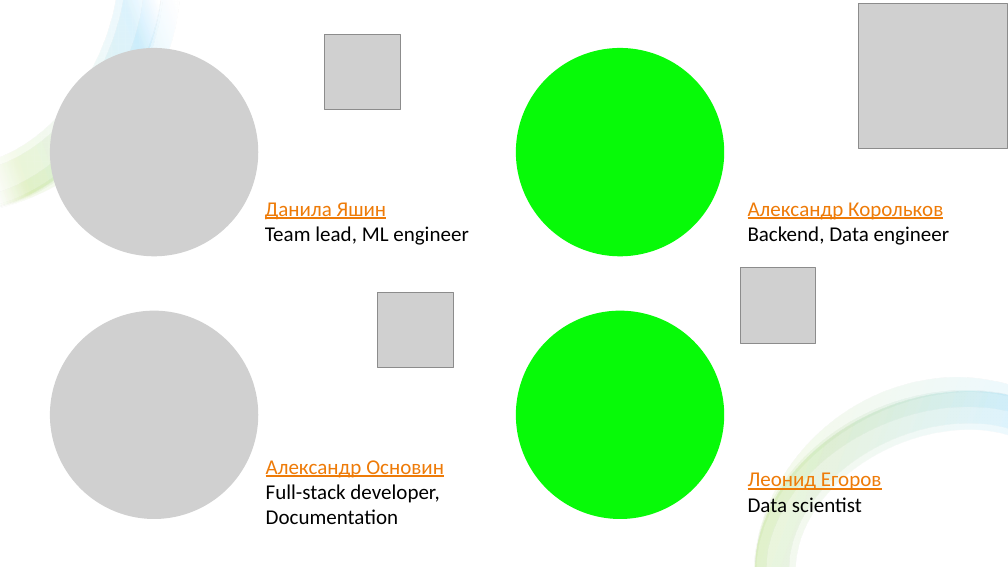
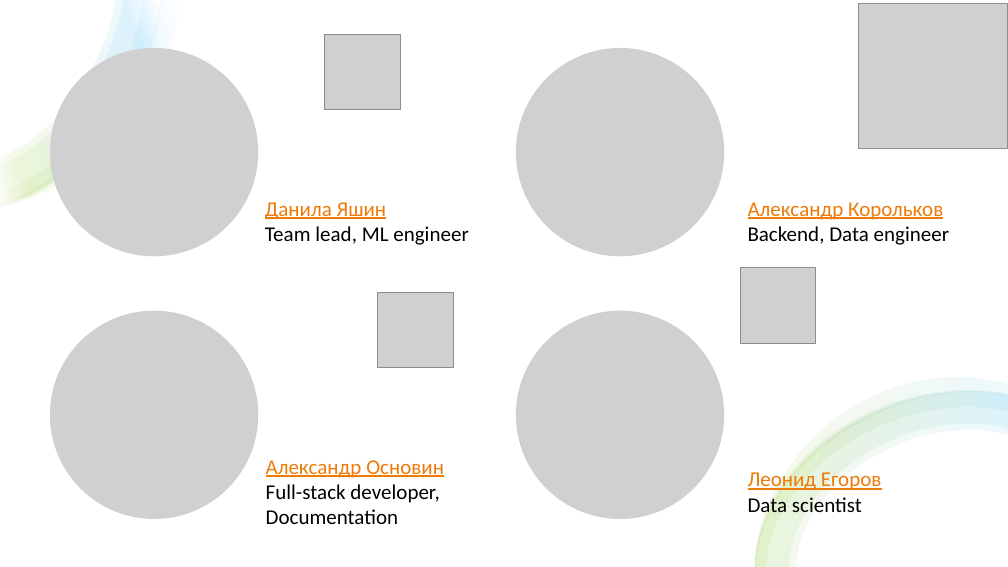
Before and after one commit to zibestr/Feedback-Analytics, a slide deck: slide 2 of presentation/protection.pptx. Drawn at 1008x567 pixels with LibreOffice and Linux fonts; fonts in the diff are those of the drawing; grey boxes stand for pictures. Boxes give left, top, right and bottom in pixels: in the first picture for what was removed or moved away, otherwise in the second. Text is boxed around its words. In the diff, an @@ line names an element or a change of style, - is before the commit and + after.

```diff
--- a/presentation/protection.pptx
+++ b/presentation/protection.pptx
@@ ellipse removed at (516,48,724,256) @@
@@ picture added at (516,48,724,256) @@
@@ ellipse removed at (516,311,724,520) @@
@@ picture added at (516,311,724,520) @@
```
Also in this commit, not shown: 1 other slide changed, 15 other files.
